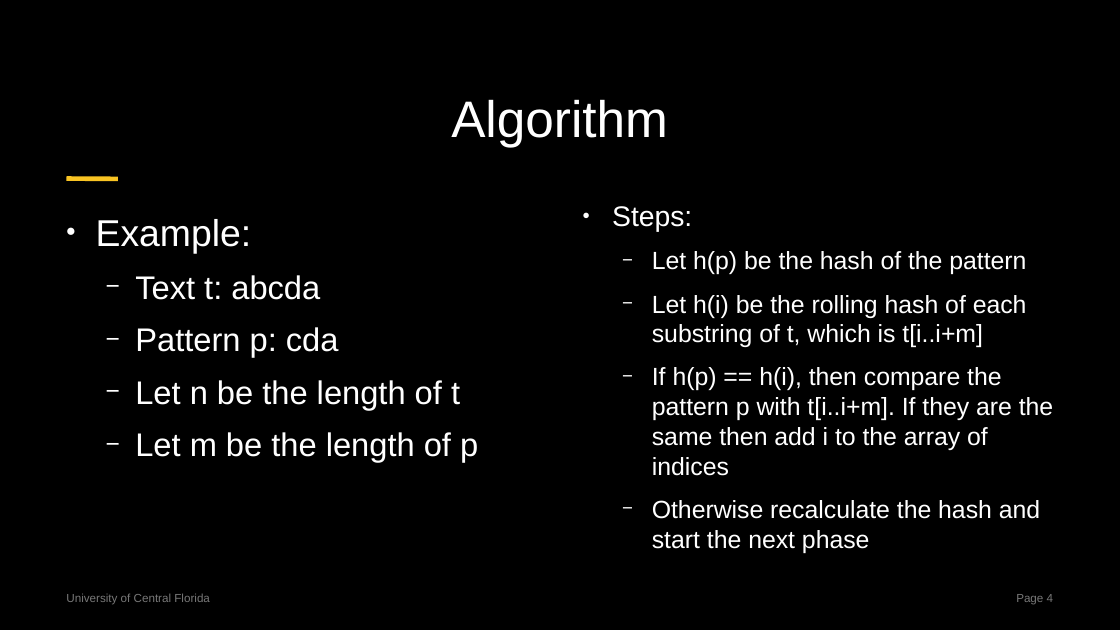
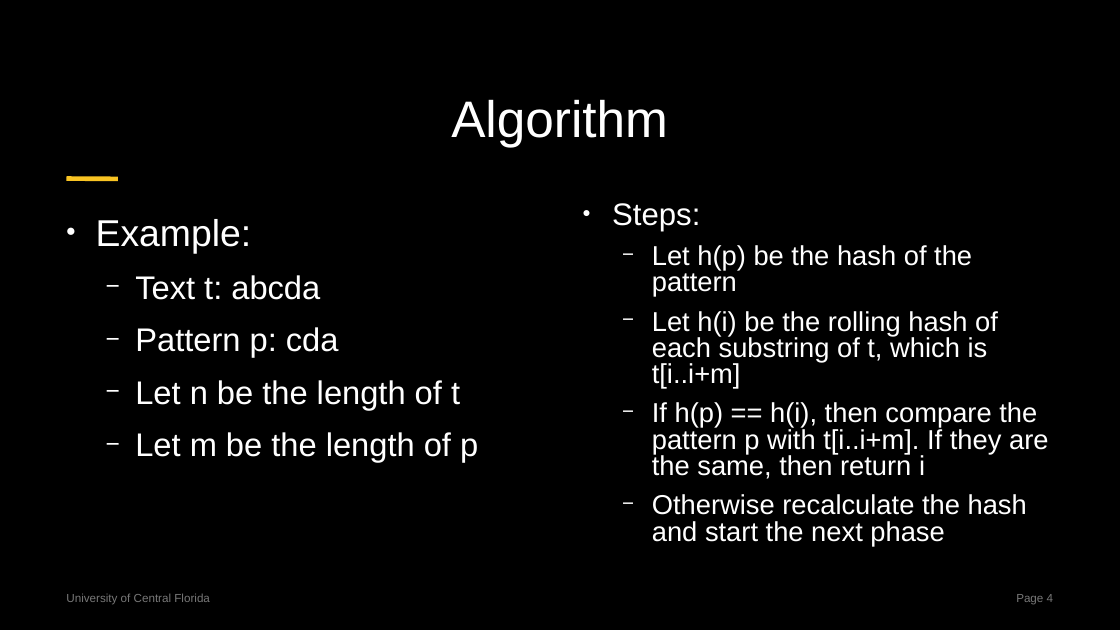
Before and after one commit to centuryhopper/Fall2022CourseContents, a slide deck: slide 4 of CAP6515/paper_presentation_files/rabin-karp-presentation.pptx. Drawn at 1120x630 pixels with LibreOffice and Linux fonts; fonts in the diff are those of the drawing. Boxes give left, top, right and bottom in pixels: in the first picture for what was removed or moved away, otherwise in the second. Text is boxed around its words. In the diff, an @@ line names an element or a change of style, - is before the commit and + after.

```diff
--- a/CAP6515/paper_presentation_files/rabin-karp-presentation.pptx
+++ b/CAP6515/paper_presentation_files/rabin-karp-presentation.pptx
@@ text at [612, 203, 1027, 515]: size 24.3 to 26.7 pt in "Steps:"; size 21.3 to 23.4 pt in "Let h(p) be the hash of the ...", "Let h(i) be the rolling hash of ...", "Otherwise recalculate the hash and start the ..."; line spacing 1 to 0.8 @@
@@ text at [652, 402, 1048, 479]: text changed; size 21.3 to 23.4 pt @@
-  − If h(p) == h(i), then compare the pattern p with t[i..i+m]. If they are the same then add i to the array of indices
+  − If h(p) == h(i), then compare the pattern p with t[i..i+m]. If they are the same, then return i
```
Also in this commit, not shown: 8 other slides changed, 2 slides added, 6 slides removed, 2 other files.
